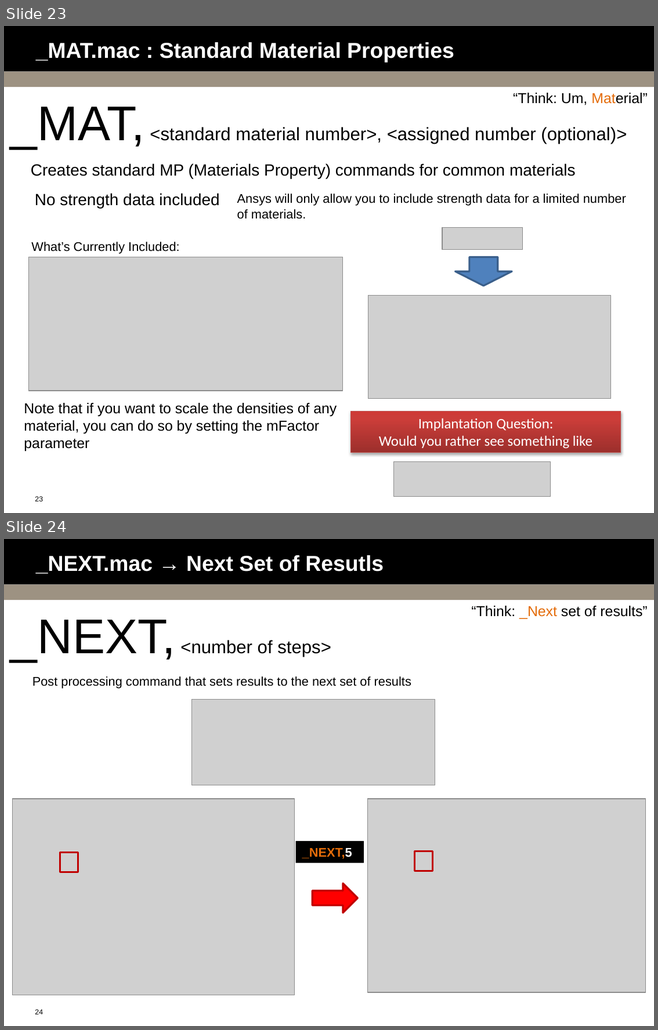
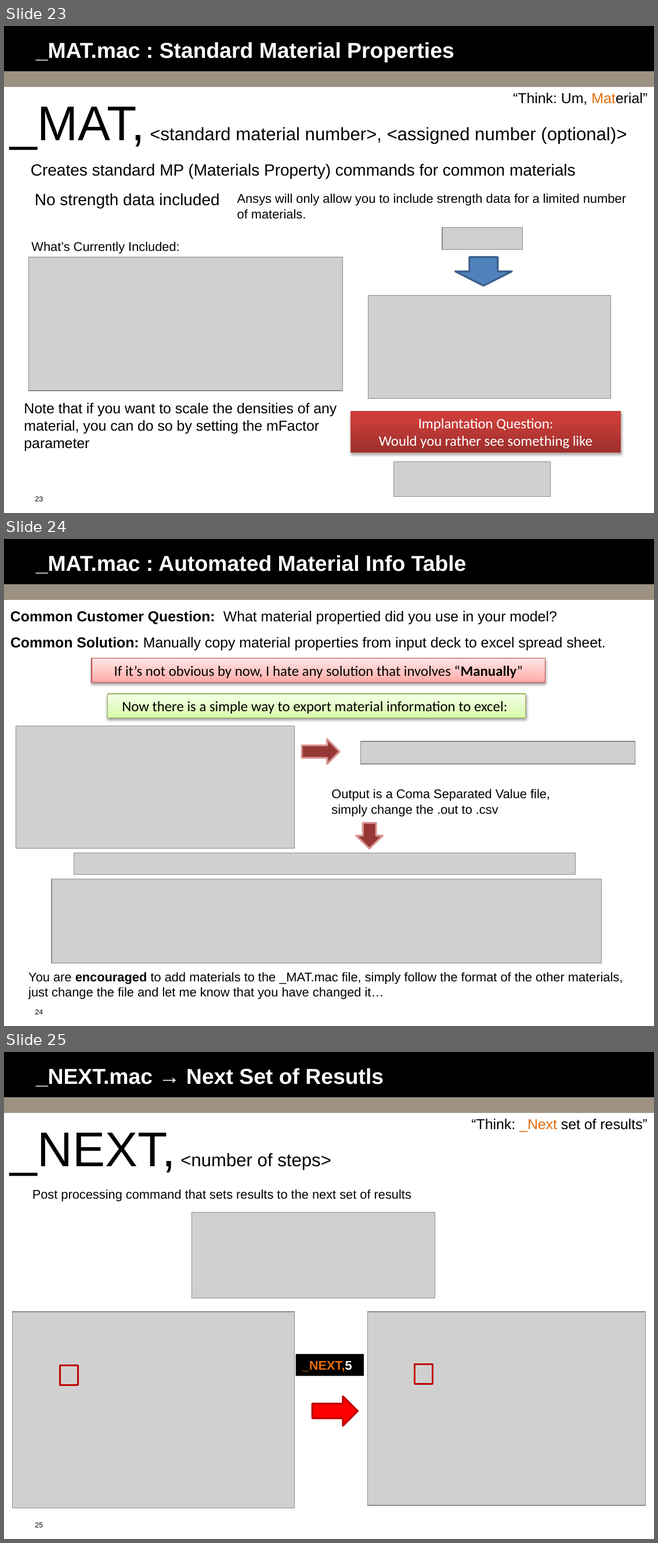
Before and after one commit to bguest/ansys-macros, a slide deck: Macro-Mania.pptx. Shown one above the other, each under a label of ours: slides 23 and 24 before the commit, slides 23, 24 and 25 after it. The pictures are 658x1030 and 658x1543 pixels, drawn with LibreOffice and Linux fonts; fonts in the diff are those of the drawing; grey boxes stand for pictures; background and template pictures are left out. Boxes give left, top, right and bottom in pixels: in the first picture for what was removed or moved away, otherwise in the second. Text is boxed around its words. In the diff, an @@ line names an element or a change of style, - is before the commit and + after.

```diff
--- a/Macro-Mania.pptx
+++ b/Macro-Mania.pptx
@@ slide 24 added at <box>4,539,654,1026</box>, background #FFFFFF; not listed: 3 template elements that a slide beside it also shows @@
@@ title added at <box>36,555,466,574</box>, 24 pt, text #FFFFFF, bold @@
+_MAT.mac : Automated Material Info Table
@@ text added at <box>10,611,556,624</box>, 16 pt, text #000000 @@
+Common Customer Question: What material propertied did you use in your model?
@@ text added at <box>10,637,605,650</box>, 16 pt, text #000000 @@
+Common Solution: Manually copy material properties from input deck to excel spread sheet.
@@ rectangle added at <box>92,658,545,683</box>, fill gradient #FFA6A5 to #FFC0BF to #FFE7E7, outline #BF4C48 0.75 pt, 16 pt, text #000000 @@
+If it’s not obvious by now, I hate any solution that involves “Manually”
@@ rectangle added at <box>107,694,525,718</box>, fill gradient #DAFDA7 to #E4FCC2 to #F5FFE7, outline #98B955 0.75 pt, 16 pt, text #000000 @@
+Now there is a simple way to export material information to excel:
@@ picture added at <box>16,726,295,849</box> @@
@@ right arrow added at <box>302,739,339,764</box>, fill #953735, outline #D99694 2 pt @@
@@ picture added at <box>361,741,636,765</box> @@
@@ text added at <box>331,789,550,816</box>, 14 pt, text #000000 @@
+Output is a Coma Separated Value file, simply change the .out to .csv
@@ right arrow added at <box>355,823,382,849</box>, fill #953735, outline #D99694 2 pt @@
@@ picture added at <box>74,853,574,875</box> @@
@@ picture added at <box>52,879,601,964</box> @@
@@ text added at <box>28,972,622,1000</box>, 14 pt, text #000000 @@
+You are encouraged to add materials to the _MAT.mac file, simply follow the format of the other materials, just change the file and let me know that you have changed it…
@@ what was slide 24 is now slide 25 @@
@@ page number at <box>35,1522,43,1528</box>: text changed @@
-24
+25
```
Also in this commit, not shown: 5 other slides added, 5 other files.
